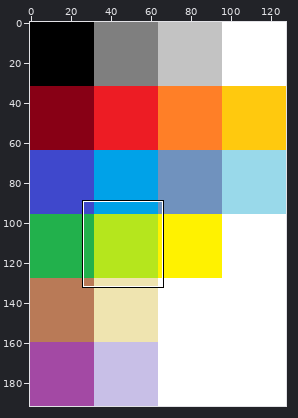
File history of a sprite sheet, bin/Mapping/tempTileSheet.png. The picture above shows the old version from afar; the outline marks the close-up.
Close-up. Before the edit:
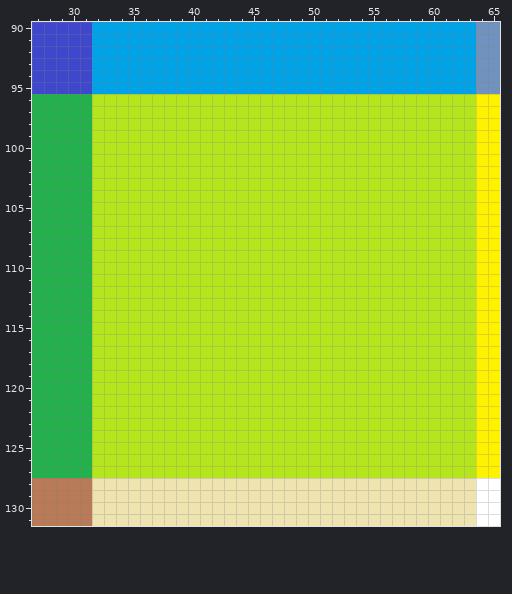
The file is 128x192 pixels. Shown: x 27..65, y 90..131.
New version:
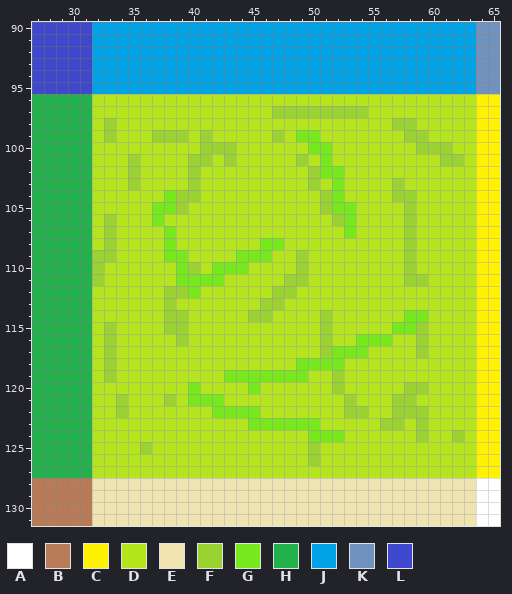
Palette (. is transparent): A #ffffff  B #b97a57  C #fff200  D #b5e61d  E #efe4b0  F #9ad231  G #77e81c  H #22b14c  J #00a2e8  K #7092be  L #3f48cc
The exact change:
The author changed colour D to colour F in row 97 at x 47 to 54; in row 98 at x 33 and 57 to 58; in row 99 at x 33, 37 to 39, 41, 47 and 58 to 59; in row 100 at x 41 to 43 and 59 to 61; in row 101 at x 35, 40 to 41, 43, 49 and 61 to 62; in row 102 at x 35, 40 and 50.
The author changed colour D to colour F in row 103 at x 35, 40, 50 and 57; in row 104 at x 39 to 40, 51 and 57 to 58; in row 105 at x 39, 51 and 58; in row 106 at x 33, 52 and 58; in rows 107 to 108 at x 33 and 58; in row 109 at x 32 to 33, 49 and 58.
The author changed colour D to colour F in row 110 at x 32, 40, 49 and 58; in row 111 at x 32, 48 to 49 and 58 to 59; in row 112 at x 38 to 39 and 47 to 48; in row 113 at x 38 and 46 to 47; in row 114 at x 38 to 39, 45 to 46 and 51; in row 115 at x 33, 38 to 39, 51 and 59.
The author changed colour D to colour F in row 116 at x 33, 39, 51 and 59; in row 117 at x 33, 51 and 59; in row 118 at x 33; in row 119 at x 33 and 52; in row 120 at x 52 and 58 to 59; in row 121 at x 34, 38, 53 and 57 to 58.
The author changed colour D to colour F in row 122 at x 34, 53 to 54 and 57 to 59; in row 123 at x 56 to 57 and 59; in row 124 at x 59 and 62; in row 125 at x 36 and 50; in row 126 at x 50.
The author changed colour D to colour G in row 99 at x 49 to 50; in row 100 at x 50 to 51; in row 101 at x 51; in row 102 at x 51 to 52; in row 103 at x 52; in row 104 at x 38 and 52.
The author changed colour D to colour G in row 105 at x 37 to 38 and 52 to 53; in row 106 at x 37 and 53; in row 107 at x 38 and 53; in row 108 at x 38 and 46 to 47; in row 109 at x 38 to 39 and 44 to 46; in row 110 at x 39 and 42 to 44.
The author changed colour D to colour G in row 111 at x 39 to 42; in row 112 at x 40; in row 114 at x 58 to 59; in row 115 at x 57 to 58; in row 116 at x 54 to 56; in row 117 at x 52 to 54.
The author changed colour D to colour G in row 118 at x 49 to 52; in row 119 at x 43 to 49; in row 120 at x 40 and 45; in row 121 at x 40 to 42; in row 122 at x 42 to 45; in row 123 at x 45 to 50.
The author changed colour D to colour G in row 124 at x 50 to 52.
